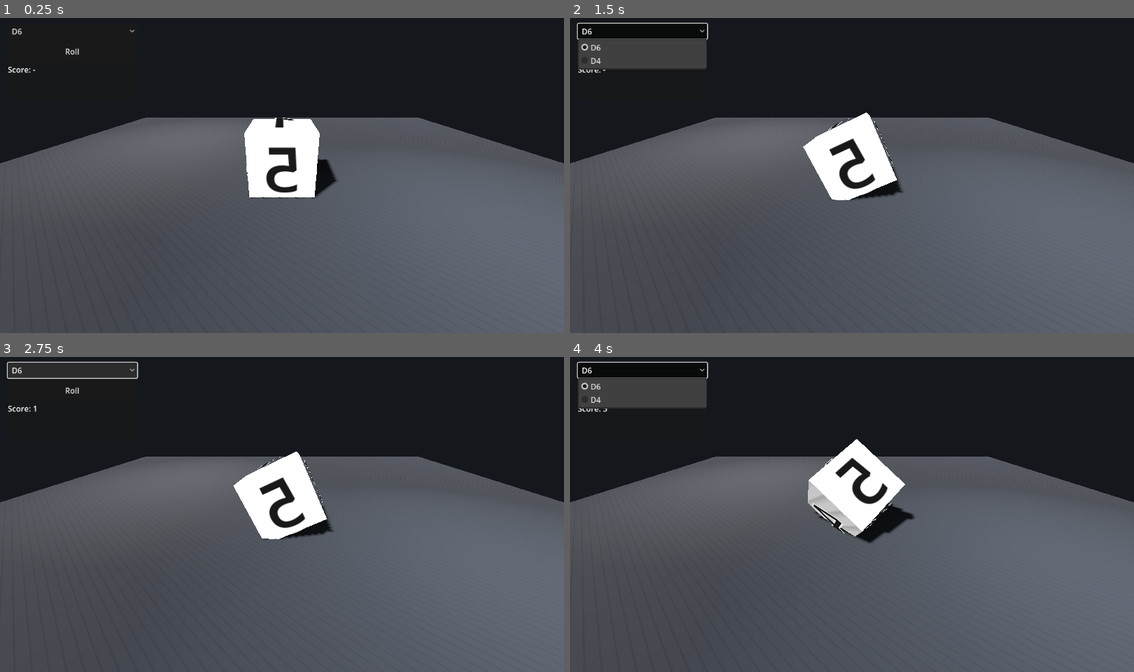
Above: before the commit, frames 1-4 (two rows, left to right).
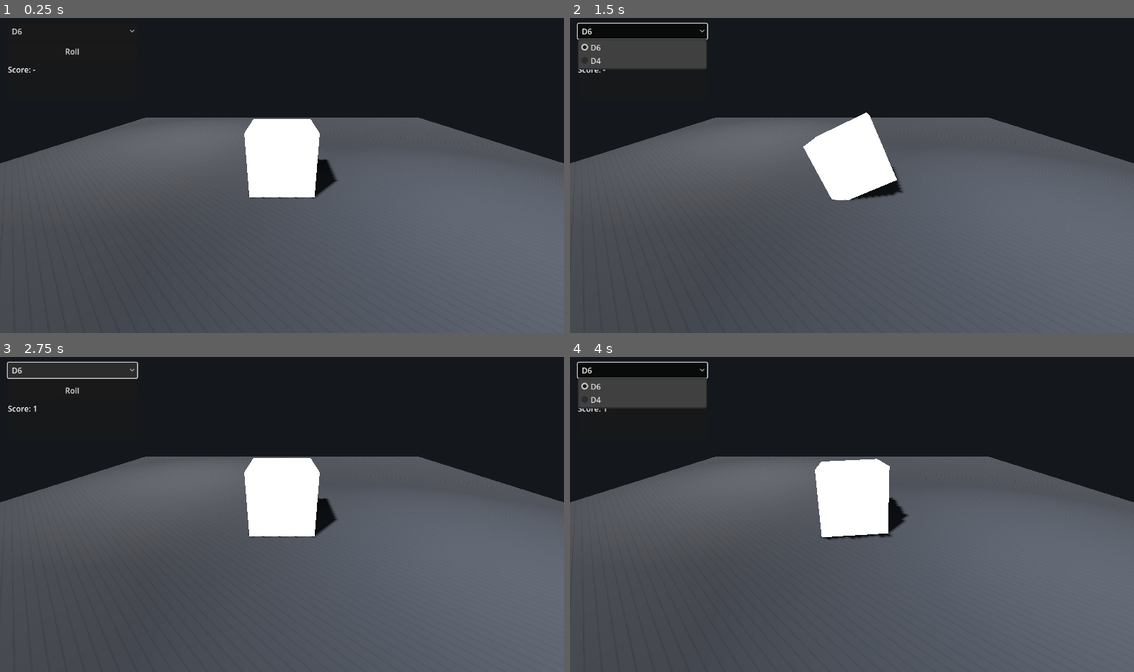
Above: after the commit, the same moments.

Repository: SarkisKhachatryan/diceatro
Game: Godot game, scene res://scenes/Main.tscn
Same seed, same stepped clock (60 frames per second), same inputs: the game is played once before the commit and once after it.
Inputs:
- Up to frame 1 (0.25 s): no input
- Up to frame 2 (1.5 s): click "Roll" at 0.5 s; click "D6" at 1.25 s
- Up to frame 3 (2.75 s): click "D6" at 2 s
- Up to frame 4 (4 s): click "Roll" at 2.75 s; click "D6" at 3.5 s

The runs differ from the first frame. In frame 1, 0.5% of the frame differs, in the area x 43-57%, y 31-56%; in frame 2, 0.5%; in frame 3, 1.4%; in frame 4, 2.1%, in the area x 5-62%, y 16-59%.

Commit message:
Snap rolls to stable faces and disable billboarded labels

Diff:
--- a/scripts/D4.gd
+++ b/scripts/D4.gd
@@ -52,9 +52,21 @@
 		wrapf(rotation.y, -PI, PI),
 		wrapf(rotation.z, -PI, PI)
 	)
-	is_rolling = false
-	var value := _get_top_value()
-	rolled.emit(value)
+	# D4 best-practice: read the value from the FACE ON THE TABLE (bottom face),
+	# because a tetrahedron doesn't "land flat with a face on top" like a cube.
+	var pick := _get_bottom_pick()
+	var value: int = pick["value"]
+	var normal: Vector3 = pick["normal"]
+
+	# Snap so the chosen face becomes the bottom (stable resting pose).
+	var q := _rotation_from_to(normal, Vector3.DOWN)
+	var snap_rot := q.get_euler()
+
+	var tween := create_tween()
+	tween.set_trans(Tween.TRANS_QUART)
+	tween.set_ease(Tween.EASE_OUT)
+	tween.tween_property(self, "rotation", snap_rot, 0.16)
+	tween.tween_callback(Callable(self, "_emit_roll").bind(value))
 
 
 func _build_mesh() -> void:
@@ -153,19 +165,45 @@
 		label.modulate = Color(0.1, 0.1, 0.1, 1.0)
 		label.outline_modulate = Color(1, 1, 1, 1)
 		label.outline_size = 10
+		label.billboard = BaseMaterial3D.BILLBOARD_DISABLED
 		label.position = Vector3(0, 0, -0.02) # slightly outward along local -Z
 		face_node.add_child(label)
 
-func _get_top_value() -> int:
+func _get_bottom_pick() -> Dictionary:
 	var best_value := 1
-	var best_dot := -INF
+	var best_dot := INF
+	var best_normal := Vector3.DOWN
 	for f in _face_normals:
 		var normal: Vector3 = f["normal"]
 		var value: int = f["value"]
-		# normals are in Body-local; convert to global using the body's global basis.
-		var global_normal := body.global_transform.basis * normal
-		var d := global_normal.dot(Vector3.UP)
-		if d > best_dot:
+		# normals are in local space of this Node3D (Body has no extra rotation).
+		var global_normal := global_transform.basis * normal
+		var d := global_normal.dot(Vector3.UP) # lower means more DOWN
+		if d < best_dot:
 			best_dot = d
 			best_value = value
-	return best_value
+			best_normal = normal
+	return {"value": best_value, "normal": best_normal}
+
+
+func _rotation_from_to(from_dir: Vector3, to_dir: Vector3) -> Quaternion:
+	var f: Vector3 = from_dir.normalized()
+	var t: Vector3 = to_dir.normalized()
+	var dot: float = clampf(f.dot(t), -1.0, 1.0)
+
+	if dot > 0.9999:
+		return Quaternion()
+	if dot < -0.9999:
+		var axis: Vector3 = f.cross(Vector3.RIGHT)
+		if axis.length() < 0.001:
+			axis = f.cross(Vector3.FORWARD)
+		return Quaternion(axis.normalized(), PI)
+
+	var axis: Vector3 = f.cross(t)
+	var angle: float = acos(dot)
+	return Quaternion(axis.normalized(), angle)
+
+
+func _emit_roll(value: int) -> void:
+	is_rolling = false
+	rolled.emit(value)
--- a/scripts/Dice.gd
+++ b/scripts/Dice.gd
@@ -1,6 +1,15 @@
 extends Node3D
 
 signal rolled(value: int)
+
+const FACE_ROTATIONS := {
+	1: Vector3(0.0, 0.0, 0.0),
+	2: Vector3(deg_to_rad(90.0), 0.0, 0.0),
+	3: Vector3(0.0, 0.0, deg_to_rad(90.0)),
+	4: Vector3(0.0, 0.0, deg_to_rad(-90.0)),
+	5: Vector3(deg_to_rad(-90.0), 0.0, 0.0),
+	6: Vector3(deg_to_rad(180.0), 0.0, 0.0),
+}
 
 const FACE_DEFS := [
 	{"path": NodePath("FaceUp_1"), "value": 1, "normal": Vector3.UP, "up": Vector3.FORWARD},
@@ -12,6 +21,7 @@
 ]
 
 @export var roll_duration := 0.9
+@export var snap_duration := 0.14
 @export var min_spins := 2
 @export var max_spins := 4
 
@@ -21,12 +31,15 @@
 
 func _ready() -> void:
 	_rng.randomize()
-	_setup_face_labels()
+	_disable_label_billboarding()
+	rotation = FACE_ROTATIONS[1]
 
 
 func roll() -> void:
 	if is_rolling:
 		return
+
+	_disable_label_billboarding()
 
 	var spins := Vector3(
 		_rng.randi_range(min_spins, max_spins),
@@ -64,9 +77,15 @@
 		wrapf(rotation.y, -PI, PI),
 		wrapf(rotation.z, -PI, PI)
 	)
-	is_rolling = false
 	var value := _get_top_value()
-	rolled.emit(value)
+
+	# Snap to a stable "face-flat" orientation so it's never left balancing on an edge.
+	var snap_rot: Vector3 = FACE_ROTATIONS[value]
+	var tween := create_tween()
+	tween.set_trans(Tween.TRANS_QUART)
+	tween.set_ease(Tween.EASE_OUT)
+	tween.tween_property(self, "rotation", snap_rot, snap_duration)
+	tween.tween_callback(Callable(self, "_emit_roll").bind(value))
 
 
 func _get_top_value() -> int:
@@ -83,26 +102,18 @@
 	return best_value
 
 
-func _setup_face_labels() -> void:
-	# Force labels to sit flush on the cube faces and be upright (no mirrored/sideways planes).
+func _disable_label_billboarding() -> void:
+	# Ensure numbers are "printed" on the faces (not always facing the camera).
 	for f in FACE_DEFS:
 		var label := get_node_or_null(f["path"]) as Label3D
 		if label == null:
 			continue
+		# Label3D uses the same billboard modes as BaseMaterial3D.
+		label.billboard = BaseMaterial3D.BILLBOARD_DISABLED
+		label.no_depth_test = false
+		label.double_sided = false
 
-		var normal: Vector3 = f["normal"]
-		var up_hint: Vector3 = f["up"]
-		var value: int = f["value"]
 
-		label.text = str(value)
-		label.position = normal * 0.53
-		label.basis = Basis.IDENTITY
-
-		var g_normal := global_transform.basis * normal
-		var g_up := global_transform.basis * up_hint
-		if abs(g_up.normalized().dot(g_normal.normalized())) > 0.98:
-			g_up = global_transform.basis * Vector3.RIGHT
-
-		label.look_at(label.global_position + g_normal, g_up)
-		# Nudge outward a bit to avoid z-fighting with the cube.
-		label.translate_object_local(Vector3(0, 0, -0.02))
+func _emit_roll(value: int) -> void:
+	is_rolling = false
+	rolled.emit(value)
